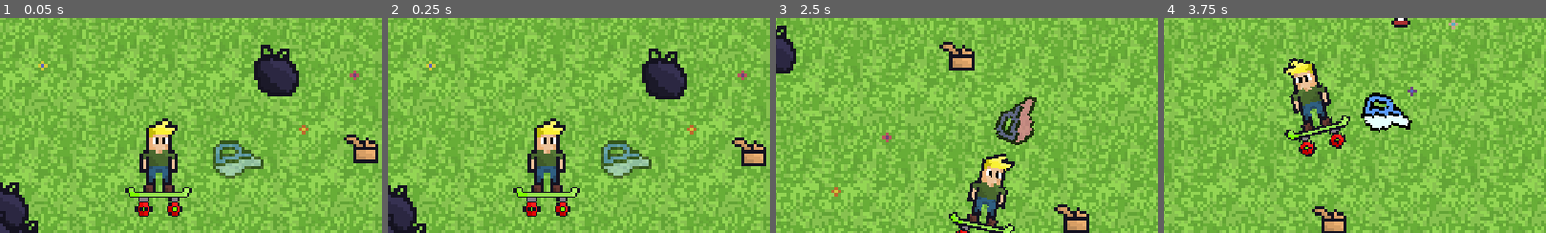
Above: before the commit, frames 1-4 (left to right).
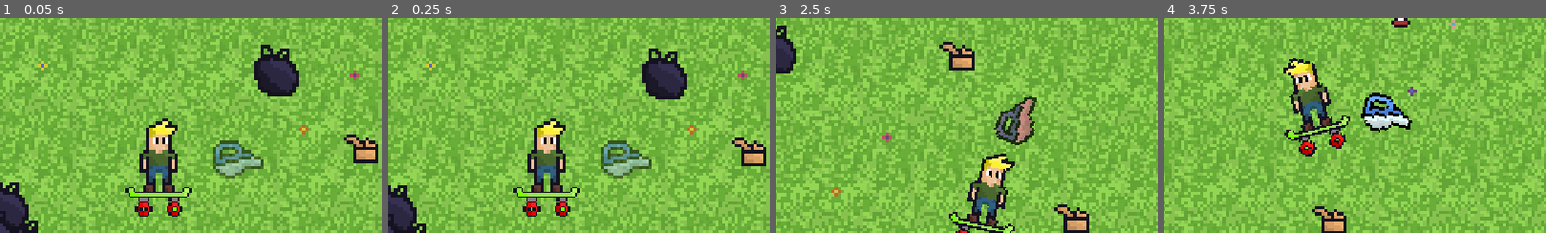
Above: after the commit, the same moments.

Repository: Zacharger0/Clean-Up-The-Town
Game: Godot game, scene res://world/world.tscn
The game is run twice, just before and just after one commit, with the same random seed, the same clock (stepped at 60 frames per second) and the same inputs.
Inputs (mouse positions are % of the whole screen's width and height, from its top left):
- Up to frame 1 (0.05 s): no input
- Up to frame 2 (0.25 s): no input
- Up to frame 3 (2.5 s): tap Enter (ui_accept) at 0.5, 0.77, 1.52 s; move the mouse to (72, 45) at 0.52 s; hold D (right) 0.53-1.28 s; hold E (recycle) 0.53-1.28 s; click (72, 45) at 0.8 s; move the mouse to (30, 55) at 1.27 s; hold S (down) 1.28-2.03 s; click (30, 55) at 1.35 s; tap E (recycle) at 1.55 s; move the mouse to (60, 28) at 2.02 s; hold D (right) from 2.03 s (still down); hold E (recycle) from 2.03 s (still down); click (60, 28) at 2.3 s
- Up to frame 4 (3.75 s): move the mouse to (45, 70) at 2.77 s; release D (right) at 2.78 s; release E (recycle) at 2.78 s; hold W (up) 2.78-3.53 s; tap Shift (sprint) at 2.85 s; tap Enter (ui_accept) at 3.02 s; tap E (recycle) at 3.05 s; move the mouse to (80, 65) at 3.52 s; press the mouse at (80, 65) at 3.53 s; hold A (left) from 3.53 s (still down)
The pictures show only the part of the screen within x 29-79%, y 17-67%; the shares and areas given below are measured in that part.

The runs differ from the first frame. In frame 1, less than 0.1% of the frame differs, in the area x 60-63%, y 70-74%; in frame 2, less than 0.1%; in frame 3, less than 0.1%; in frame 4, 0.4%, in the area x 52-64%, y 41-52%.

Commit message:
add sfx for denied vacuum

Diff:
--- a/player/player.gd
+++ b/player/player.gd
@@ -4,6 +4,7 @@
 @onready var sfx_skateboard: AudioStreamPlayer2D = $SFX_Skateboard
 @onready var score_manager: Node = get_tree().get_first_node_in_group("score_manager")
 @onready var vacuum_area: Node = $VacuumArea
+@onready var vacuum_denied_sfx: AudioStreamPlayer2D = $VacuumDeniedSFX
 
 # --- Skateboard SFX ---
 var skate_min_pitch := 0.9
@@ -191,4 +192,5 @@
 	if vacuum_area:
 		vacuum_area.shake_denied()
 	print("⛔ Vacuum still cooling down!")
-	# TODO: SFX — denied buzz
+	if vacuum_denied_sfx:
+		vacuum_denied_sfx.play()
--- a/player/player.tscn
+++ b/player/player.tscn
@@ -1,9 +1,10 @@
-[gd_scene load_steps=6 format=3 uid="uid://b0fjlhu8nq4gp"]
+[gd_scene load_steps=7 format=3 uid="uid://b0fjlhu8nq4gp"]
 
 [ext_resource type="Texture2D" uid="uid://bfw47tg5ulpqc" path="res://sprites/kid.png" id="1_oul6g"]
 [ext_resource type="Script" uid="uid://wus8nfvwd3h2" path="res://player/player.gd" id="1_rkbax"]
 [ext_resource type="AudioStream" uid="uid://vsjalktpt82i" path="res://sfx/skateboard sfx.mp3" id="3_g1dw6"]
 [ext_resource type="PackedScene" uid="uid://cdxi5e1edxaqw" path="res://vacuum_area.tscn" id="4_yw30f"]
+[ext_resource type="AudioStream" uid="uid://eq2hnxardpds" path="res://sfx/not available vacuum sfx.mp3" id="5_qjkh3"]
 
 [sub_resource type="CapsuleShape2D" id="CapsuleShape2D_rkbax"]
 radius = 11.0
@@ -34,3 +35,7 @@
 
 [node name="VacuumArea" parent="." instance=ExtResource("4_yw30f")]
 position = Vector2(21, 0)
+
+[node name="VacuumDeniedSFX" type="AudioStreamPlayer2D" parent="."]
+stream = ExtResource("5_qjkh3")
+pitch_scale = 0.75
--- a/recycle_bin.gd
+++ b/recycle_bin.gd
@@ -3,7 +3,7 @@
 @onready var progress_bar: ProgressBar = $ProgressBar
 @onready var prompt_label: Label = $Label
 @onready var score_manager: Node = get_tree().get_first_node_in_group("score_manager")
-@onready var recycle_sfx: AudioStreamPlayer2D = $RecycleSFX
+@onready var recycle_sfx: AudioStreamPlayer2D = $Recycle
 @onready var money_sfx: AudioStreamPlayer2D = $MoneySFX
 
 var player_near := false
--- a/vacuum_area.gd
+++ b/vacuum_area.gd
@@ -112,7 +112,7 @@
 		else:
 			sprite.scale = Vector2.ONE
 
-	# --- 💥 MULTI-TRASH VACUUM LOGIC ---
+	# --- MULTI-TRASH VACUUM LOGIC ---
 	if active:
 		for area in get_overlapping_areas():
 			if area.is_in_group("trash") and not area.is_being_vacuumed:
Not shown, added: sfx/not available vacuum sfx.mp3.import
Binary file changed: sprites/temp_vacuum.png
Not shown, added: sfx/not available vacuum sfx.mp3
